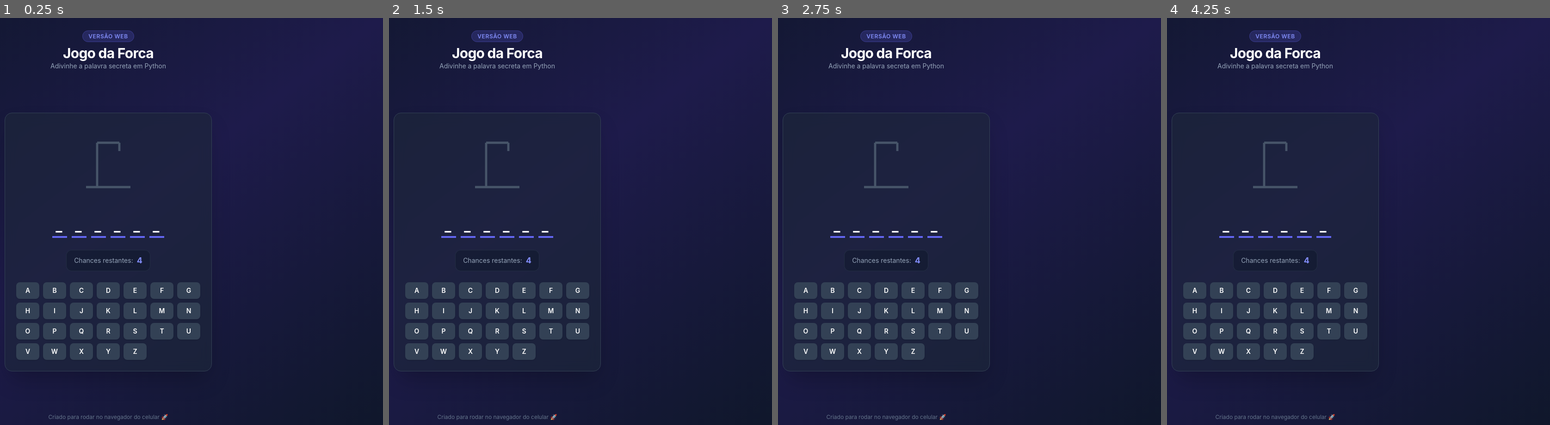
Above: before the commit, frames 1-4 (left to right).
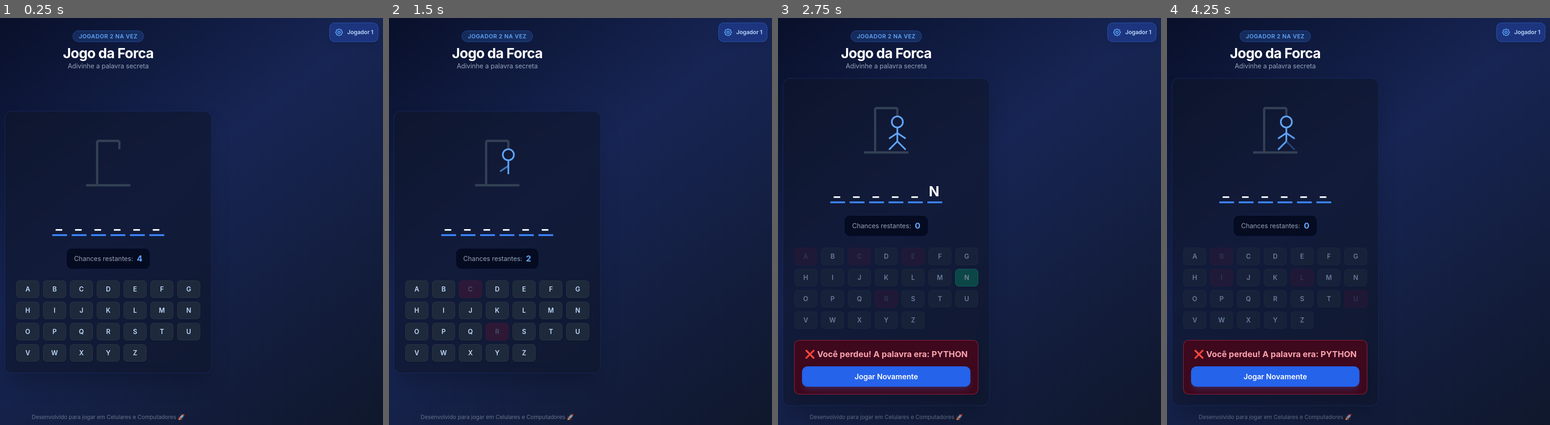
Above: after the commit, the same moments.

Repository: rommaka-prog/hashtag_gemini_jogo_forca
Game: browser game, page index.html
Two runs of this game, one before a commit and one after it. Both use one fixed random seed, a clock stepped at 60 frames per second and the inputs below.
Inputs (mouse positions are in pixels of both pictures, inside the frame that each line leads up to):
- Up to frame 1 (0.25 s): no input
- Up to frame 2 (1.5 s): tap C at 1.17 s; tap R at 1.37 s
- Up to frame 3 (2.75 s): tap one key every 0.2 s from 1.57 s: A N E Enter M O
- Up to frame 4 (4.25 s): tap one key every 0.2 s from 2.77 s: I S T Enter B U I L; click (1274, 376) at 3.27 s, where only the run after the commit has a clickable "Jogar Novamente"

The runs differ from the first frame. In frame 1, 8.1% of the frame differs, in the area x 1-99%, y 1-99%; in frame 2, 8.2%; in frame 3, 15%; in frame 4, 15%.

Commit message:
Update HTML structure and styles for game interface
Refactor game layout and improve styling for better user experience.

Diff:
--- a/index.html
+++ b/index.html
@@ -4,68 +4,110 @@
     <meta charset="UTF-8">
     <meta name="viewport" content="width=device-width, initial-scale=1.0">
     <title>Jogo da Forca Python</title>
-    <!-- Tailwind CSS para um design moderno e responsivo -->
+    <!-- Tailwind CSS -->
     <script src="https://cdn.tailwindcss.com"></script>
     <link href="https://fonts.googleapis.com/css2?family=Inter:wght@400;600;700&display=swap" rel="stylesheet">
     <style>
         body { font-family: 'Inter', sans-serif; }
     </style>
 </head>
-<body class="bg-gradient-to-br from-slate-900 via-indigo-950 to-slate-900 text-white min-h-screen flex flex-col items-center justify-between p-4">
-
-    <!-- Cabeçalho -->
-    <header class="w-full max-w-md text-center py-4">
-        <span class="bg-indigo-500/20 text-indigo-400 text-xs font-semibold px-3 py-1 rounded-full uppercase tracking-wider border border-indigo-500/30">Versão Web</span>
-        <h1 class="text-3xl font-bold mt-2 tracking-tight">Jogo da Forca</h1>
-        <p class="text-slate-400 text-sm">Adivinhe a palavra secreta em Python</p>
+<body class="bg-gradient-to-br from-slate-950 via-blue-950 to-slate-900 text-white min-h-screen flex flex-col items-center justify-between p-4 relative">
+
+    <!-- Painel de Configurações (Jogador 1) no Canto Superior Direito -->
+    <div class="absolute top-4 right-4 z-50">
+        <button id="toggle-config" onclick="toggleConfigMenu()" class="bg-blue-900/80 hover:bg-blue-800 text-blue-200 border border-blue-500/40 p-2.5 rounded-xl shadow-lg backdrop-blur-md flex items-center gap-2 transition-all active:scale-95">
+            <svg class="w-5 h-5 text-blue-400" fill="none" stroke="currentColor" viewBox="0 0 24 24">
+                <path stroke-linecap="round" stroke-linejoin="round" stroke-width="2" d="M10.325 4.317c.426-1.756 2.924-1.756 3.35 0a1.724 1.724 0 002.573 1.066c1.543-.94 3.31.826 2.37 2.37a1.724 1.724 0 001.065 2.572c1.756.426 1.756 2.924 0 3.35a1.724 1.724 0 00-1.066 2.573c.94 1.543-.826 3.31-2.37 2.37a1.724 1.724 0 00-2.572 1.065c-.426 1.756-2.924 1.756-3.35 0a1.724 1.724 0 00-2.573-1.066c-1.543.94-3.31-.826-2.37-2.37a1.724 1.724 0 00-1.065-2.572c-1.756-.426-1.756-2.924 0-3.35a1.724 1.724 0 001.066-2.573c-.94-1.543.826-3.31 2.37-2.37.996.608 2.296.07 2.572-1.065z"></path>
+                <path stroke-linecap="round" stroke-linejoin="round" stroke-width="2" d="M15 12a3 3 0 11-6 0 3 3 0 016 0z"></path>
+            </svg>
+            <span class="text-xs font-semibold hidden sm:inline">Jogador 1</span>
+        </button>
+
+        <!-- Menu Desdobrável (Jogador 1) -->
+        <div id="config-menu" class="hidden absolute right-0 mt-2 w-72 bg-slate-900/95 border border-blue-500/40 rounded-2xl p-4 shadow-2xl backdrop-blur-xl transition-all">
+            <h3 class="text-sm font-bold text-blue-400 mb-3 flex items-center justify-between">
+                <span>Painel do Jogador 1</span>
+                <span class="text-[10px] bg-blue-500/20 text-blue-300 px-2 py-0.5 rounded-full uppercase">Configurar</span>
+            </h3>
+
+            <div class="space-y-3">
+                <!-- Definição da Palavra -->
+                <div>
+                    <label class="block text-xs font-medium text-slate-300 mb-1">Palavra Secreta:</label>
+                    <div class="relative">
+                        <input type="password" id="custom-word" placeholder="Ex: python" class="w-full bg-slate-800 border border-slate-700 rounded-lg px-3 py-1.5 text-sm text-white focus:outline-none focus:border-blue-500 pr-9">
+                        <button type="button" onclick="togglePasswordVisibility()" class="absolute right-2.5 top-2 text-slate-400 hover:text-blue-400">
+                            <svg id="eye-icon" class="w-4 h-4" fill="none" stroke="currentColor" viewBox="0 0 24 24">
+                                <path stroke-linecap="round" stroke-linejoin="round" stroke-width="2" d="M15 12a3 3 0 11-6 0 3 3 0 016 0z"></path>
+                                <path stroke-linecap="round" stroke-linejoin="round" stroke-width="2" d="M2.458 12C3.732 7.943 7.523 5 12 5c4.478 0 8.268 2.943 9.542 7-1.274 4.057-5.064 7-9.542 7-4.477 0-8.268-2.943-9.542-7z"></path>
+                            </svg>
+                        </button>
+                    </div>
+                </div>
+
+                <!-- Definição de Chances -->
+                <div>
+                    <label class="block text-xs font-medium text-slate-300 mb-1">Número de Chances:</label>
+                    <input type="number" id="custom-chances" min="1" max="10" value="4" class="w-full bg-slate-800 border border-slate-700 rounded-lg px-3 py-1.5 text-sm text-white focus:outline-none focus:border-blue-500">
+                </div>
+
+                <!-- Botão Salvar -->
+                <button onclick="applyCustomSettings()" class="w-full bg-blue-600 hover:bg-blue-500 text-white font-semibold py-2 rounded-lg text-xs transition-all shadow-md active:scale-95 mt-1">
+                    Iniciar Jogo para Jogador 2
+                </button>
+            </div>
+        </div>
+    </div>
+
+    <!-- Cabeçalho Principal -->
+    <header class="w-full max-w-md text-center py-4 mt-8 sm:mt-0">
+        <span class="bg-blue-500/20 text-blue-400 text-xs font-semibold px-3 py-1 rounded-full uppercase tracking-wider border border-blue-500/30">Jogador 2 na vez</span>
+        <h1 class="text-3xl font-bold mt-2 tracking-tight text-white">Jogo da Forca</h1>
+        <p class="text-slate-400 text-sm">Adivinhe a palavra secreta</p>
     </header>
 
-    <!-- Conteúdo Principal -->
-    <main class="w-full max-w-md bg-slate-800/60 backdrop-blur-md rounded-2xl p-6 border border-slate-700 shadow-2xl flex flex-col items-center">
-
-        <!-- Desenho da Forca (SVG) -->
+    <!-- Conteúdo Principal do Jogo -->
+    <main class="w-full max-w-md bg-slate-900/60 backdrop-blur-md rounded-2xl p-6 border border-blue-900/50 shadow-2xl flex flex-col items-center">
+
+        <!-- Desenho da Forca (SVG Azul) -->
         <div class="my-4 h-36 flex items-center justify-center">
-            <svg height="120" width="120" viewBox="0 0 100 100" class="stroke-indigo-400 fill-none stroke-[3] rounded-lg">
-                <!-- Base da forca -->
-                <line x1="10" y1="90" x2="90" y2="90" class="stroke-slate-600 stroke-[4]" />
-                <line x1="30" y1="90" x2="30" y2="10" class="stroke-slate-600 stroke-[4]" />
-                <line x1="30" y1="10" x2="70" y2="10" class="stroke-slate-600 stroke-[4]" />
-                <line x1="70" y1="10" x2="70" y2="25" class="stroke-slate-600 stroke-[4]" />
-
-                <!-- Partes do boneco (aparecem conforme as chances diminuem de 4 para 0) -->
-                <!-- 3 chances restantes: Cabeça -->
-                <circle id="part-3" cx="70" cy="35" r="10" class="transition-all duration-300 opacity-0" />
-                <!-- 2 chances restantes: Tronco -->
-                <line id="part-2" x1="70" y1="45" x2="70" y2="70" class="transition-all duration-300 opacity-0" />
-                <!-- 1 chance restante: Braços -->
-                <line id="part-1" x1="70" y1="55" x2="55" y2="65" class="transition-all duration-300 opacity-0" />
-                <line id="part-1-b" x1="70" y1="55" x2="85" y2="65" class="transition-all duration-300 opacity-0" />
-                <!-- 0 chances: Pernas (Game Over) -->
-                <line id="part-0" x1="70" y1="70" x2="55" y2="85" class="transition-all duration-300 opacity-0" />
-                <line id="part-0-b" x1="70" y1="70" x2="85" y2="85" class="transition-all duration-300 opacity-0" />
+            <svg height="120" width="120" viewBox="0 0 100 100" class="stroke-blue-400 fill-none stroke-[3] rounded-lg">
+                <!-- Estrutura Principal -->
+                <line x1="10" y1="90" x2="90" y2="90" class="stroke-slate-700 stroke-[4]" />
+                <line x1="30" y1="90" x2="30" y2="10" class="stroke-slate-700 stroke-[4]" />
+                <line x1="30" y1="10" x2="70" y2="10" class="stroke-slate-700 stroke-[4]" />
+                <line x1="70" y1="10" x2="70" y2="25" class="stroke-slate-700 stroke-[4]" />
+
+                <!-- Partes do Boneco Dinâmicas -->
+                <circle id="part-head" cx="70" cy="35" r="10" class="transition-all duration-300 opacity-0 stroke-blue-400" />
+                <line id="part-body" x1="70" y1="45" x2="70" y2="70" class="transition-all duration-300 opacity-0 stroke-blue-400" />
+                <line id="part-arm-l" x1="70" y1="55" x2="55" y2="65" class="transition-all duration-300 opacity-0 stroke-blue-400" />
+                <line id="part-arm-r" x1="70" y1="55" x2="85" y2="65" class="transition-all duration-300 opacity-0 stroke-blue-400" />
+                <line id="part-leg-l" x1="70" y1="70" x2="55" y2="85" class="transition-all duration-300 opacity-0 stroke-blue-400" />
+                <line id="part-leg-r" x1="70" y1="70" x2="85" y2="85" class="transition-all duration-300 opacity-0 stroke-blue-400" />
             </svg>
         </div>
 
-        <!-- Palavra Secreta (Letras ou Tracinhos) -->
-        <div id="word-container" class="flex gap-2.5 my-6 text-3xl font-bold tracking-widest min-h-[3rem] items-center justify-center">
-            <!-- Gerado via JavaScript -->
-        </div>
-
-        <!-- Status de Chances -->
-        <div class="mb-6 flex items-center gap-2 bg-slate-900/50 px-4 py-2 rounded-xl border border-slate-700/50">
+        <!-- Conteiner da Palavra -->
+        <div id="word-container" class="flex flex-wrap gap-2.5 my-6 text-3xl font-bold tracking-widest min-h-[3rem] items-center justify-center max-w-full">
+            <!-- Gerado dinamicamente via Javascript -->
+        </div>
+
+        <!-- Indicador de Tentativas -->
+        <div class="mb-6 flex items-center gap-2 bg-slate-950/70 px-4 py-2 rounded-xl border border-blue-900/40">
             <span class="text-slate-400 text-sm">Chances restantes:</span>
-            <span id="chances-count" class="text-indigo-400 font-bold text-lg">4</span>
-        </div>
-
-        <!-- Teclado Virtual para Celular -->
-        <div id="keyboard" class="grid grid-cols-7 gap-2 w-full">
-            <!-- Gerado via JS -->
-        </div>
-
-        <!-- Mensagem de Vitória / Derrota (Modal Embutido) -->
+            <span id="chances-count" class="text-blue-400 font-bold text-lg">4</span>
+        </div>
+
+        <!-- Teclado Virtual (Grid Responsiva) -->
+        <div id="keyboard" class="grid grid-cols-7 gap-1.5 sm:gap-2 w-full">
+            <!-- Gerado via Javascript -->
+        </div>
+
+        <!-- Caixa de Resultado (Vitória / Derrota) -->
         <div id="message-box" class="hidden mt-6 w-full text-center p-4 rounded-xl border transition-all">
             <p id="message-text" class="font-bold text-lg mb-3"></p>
-            <button onclick="resetGame()" class="w-full bg-indigo-600 hover:bg-indigo-500 text-white font-semibold py-2.5 px-4 rounded-xl transition-all shadow-lg shadow-indigo-500/20 active:scale-95">
+            <button onclick="resetGame()" class="w-full bg-blue-600 hover:bg-blue-500 text-white font-semibold py-2.5 px-4 rounded-xl transition-all shadow-lg shadow-blue-500/20 active:scale-95">
                 Jogar Novamente
             </button>
         </div>
@@ -74,21 +116,53 @@
 
     <!-- Rodapé -->
     <footer class="text-slate-500 text-xs py-4 text-center">
-        Criado para rodar no navegador do celular 🚀
+        Desenvolvido para jogar em Celulares e Computadores 🚀
     </footer>
 
-    <!-- Lógica do Jogo -->
     <script>
-        const palavra = "python";
+        // Configurações e Estado Inicial
+        let palavra = "python";
+        let maxChances = 4;
+        let chances = 4;
         let letrasUsuario = [];
-        let chances = 4;
         let gameOver = false;
 
         const alphabet = "abcdefghijklmnopqrstuvwxyz".split("");
 
-        function initGame() {
+        function toggleConfigMenu() {
+            const menu = document.getElementById('config-menu');
+            menu.classList.toggle('hidden');
+        }
+
+        function togglePasswordVisibility() {
+            const input = document.getElementById('custom-word');
+            input.type = input.type === 'password' ? 'text' : 'password';
+        }
+
+        function applyCustomSettings() {
+            const newWord = document.getElementById('custom-word').value.trim().toLowerCase();
+            const newChances = parseInt(document.getElementById('custom-chances').value);
+
+            if (newWord.length === 0) {
+                alert("Por favor, digite uma palavra válida!");
+                return;
+            }
+
+            if (isNaN(newChances) || newChances < 1) {
+                alert("Digite um número de chances válido (mínimo 1)!");
+                return;
+            }
+
+            palavra = newWord;
+            maxChances = newChances;
+            document.getElementById('custom-word').value = "";
+            toggleConfigMenu();
+            resetGame();
+        }
+
+        function resetGame() {
             letrasUsuario = [];
-            chances = 4;
+            chances = maxChances;
             gameOver = false;
             document.getElementById('message-box').classList.add('hidden');
             document.getElementById('keyboard').classList.remove('pointer-events-none', 'opacity-50');
@@ -97,15 +171,20 @@
         }
 
         function renderGame() {
-            // Renderizar a palavra
-            let wordContainer = document.getElementById('word-container');
+            // Renderizar a Palavra
+            const wordContainer = document.getElementById('word-container');
             wordContainer.innerHTML = "";
             let ganhou = true;
 
             for (let letra of palavra) {
                 let span = document.createElement('span');
-                span.className = "border-b-4 border-indigo-500 pb-1 w-8 text-center uppercase";
-                if (letrasUsuario.includes(letra.toLowerCase())) {
+                span.className = "border-b-4 border-blue-500 pb-1 min-w-[2rem] text-center uppercase";
+
+                // Trata espaços caso o jogador 1 digite frases ou palavras compostas
+                if (letra === " ") {
+                    span.textContent = " ";
+                    span.className = "min-w-[1rem]";
+                } else if (letrasUsuario.includes(letra.toLowerCase())) {
                     span.textContent = letra;
                 } else {
                     span.textContent = "_";
@@ -114,53 +193,59 @@
                 wordContainer.appendChild(span);
             }
 
-            // Atualizar contador de chances
+            // Atualizar Contador de Chances
             document.getElementById('chances-count').textContent = chances;
 
-            // Atualizar desenho da forca baseado nas chances (4 down to 0)
-            for (let i = 0; i <= 3; i++) {
-                let part = document.getElementById(`part-${i}`);
-                if (part) {
-                    if (chances <= i) {
-                        part.classList.remove('opacity-0');
-                    } else {
-                        part.classList.add('opacity-0');
-                    }
-                }
-                // Partes duplas (braços e pernas)
-                let partB = document.getElementById(`part-${i}-b`);
-                if (partB) {
-                    if (chances <= i) {
-                        partB.classList.remove('opacity-0');
-                    } else {
-                        partB.classList.add('opacity-0');
-                    }
-                }
-            }
-
-            // Verificar fim de jogo
+            // Atualizar Animação do Desenho da Forca com base nas chances restantes
+            updateHangmanDrawing();
+
+            // Verificar Condições de Fim de Jogo
             if (ganhou) {
                 endGame(true);
-            } else if (chances === 0) {
+            } else if (chances <= 0) {
                 endGame(false);
             }
         }
 
+        function updateHangmanDrawing() {
+            const parts = [
+                document.getElementById('part-head'),
+                document.getElementById('part-body'),
+                document.getElementById('part-arm-l'),
+                document.getElementById('part-arm-r'),
+                document.getElementById('part-leg-l'),
+                document.getElementById('part-leg-r')
+            ];
+
+            // Esconde todas as partes primeiro
+            parts.forEach(part => part && part.classList.add('opacity-0'));
+
+            // Calcula proporcionalmente quantas partes exibir de acordo com os erros
+            const erros = maxChances - chances;
+            const totalPartes = parts.length;
+
+            for (let i = 0; i < totalPartes; i++) {
+                if (erros > 0 && i < Math.ceil((erros / maxChances) * totalPartes)) {
+                    if (parts[i]) parts[i].classList.remove('opacity-0');
+                }
+            }
+        }
+
         function renderKeyboard() {
-            let keyboard = document.getElementById('keyboard');
+            const keyboard = document.getElementById('keyboard');
             keyboard.innerHTML = "";
 
             alphabet.forEach(letra => {
                 let btn = document.createElement('button');
                 btn.textContent = letra.toUpperCase();
-                btn.className = "bg-slate-700 hover:bg-slate-600 text-white font-semibold py-2 rounded-lg text-sm uppercase transition-all shadow active:scale-95 disabled:opacity-30 disabled:pointer-events-none";
+                btn.className = "bg-slate-800 hover:bg-slate-700 text-blue-200 font-semibold py-2 rounded-lg text-sm uppercase transition-all shadow active:scale-95 disabled:pointer-events-none border border-slate-700/50";
 
                 if (letrasUsuario.includes(letra)) {
                     btn.disabled = true;
-                    if (palavra.includes(letra)) {
-                        btn.classList.add('!bg-emerald-600');
+                    if (palavra.toLowerCase().includes(letra)) {
+                        btn.className = "bg-emerald-600/80 text-white font-semibold py-2 rounded-lg text-sm uppercase border border-emerald-500 opacity-90";
                     } else {
-                        btn.classList.add('!bg-rose-600');
+                        btn.className = "bg-rose-900/60 text-slate-400 font-semibold py-2 rounded-lg text-sm uppercase border border-rose-800/40 opacity-40";
                     }
                 }
 
@@ -186,21 +271,33 @@
             gameOver = true;
             document.getElementById('keyboard').classList.add('pointer-events-none', 'opacity-50');
 
-            let msgBox = document.getElementById('message-box');
-            let msgText = document.getElementById('message-text');
+            const msgBox = document.getElementById('message-box');
+            const msgText = document.getElementById('message-text');
             msgBox.classList.remove('hidden');
 
             if (venceu) {
-                msgBox.className = "mt-6 w-full text-center p-4 rounded-xl border bg-emerald-950/80 border-emerald-500/50 text-emerald-300 transition-all shadow-lg";
+                msgBox.className = "mt-6 w-full text-center p-4 rounded-xl border bg-emerald-950/80 border-emerald-500/50 text-emerald-300 transition-all shadow-lg backdrop-blur-sm";
                 msgText.textContent = `🎉 Parabéns, você ganhou! A palavra era: ${palavra.toUpperCase()}`;
             } else {
-                msgBox.className = "mt-6 w-full text-center p-4 rounded-xl border bg-rose-950/80 border-rose-500/50 text-rose-300 transition-all shadow-lg";
+                msgBox.className = "mt-6 w-full text-center p-4 rounded-xl border bg-rose-950/80 border-rose-500/50 text-rose-300 transition-all shadow-lg backdrop-blur-sm";
                 msgText.textContent = `❌ Você perdeu! A palavra era: ${palavra.toUpperCase()}`;
             }
         }
 
-        // Inicializar ao carregar
-        window.onload = initGame;
+        // Suporte para Teclado Físico
+        document.addEventListener('keydown', (e) => {
+            if (gameOver) return;
+            const inputConfig = document.getElementById('custom-word');
+            if (document.activeElement === inputConfig) return; // Não capturar enquanto o jogador 1 digita
+
+            const key = e.key.toLowerCase();
+            if (alphabet.includes(key)) {
+                handleGuess(key);
+            }
+        });
+
+        // Inicializar o jogo ao carregar a página
+        window.onload = resetGame;
     </script>
 </body>
 </html>
